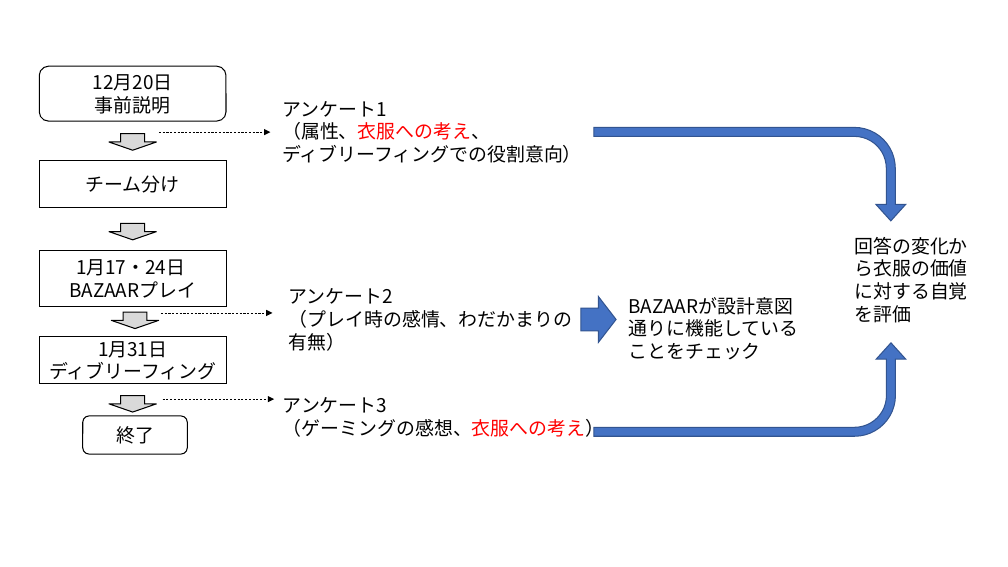
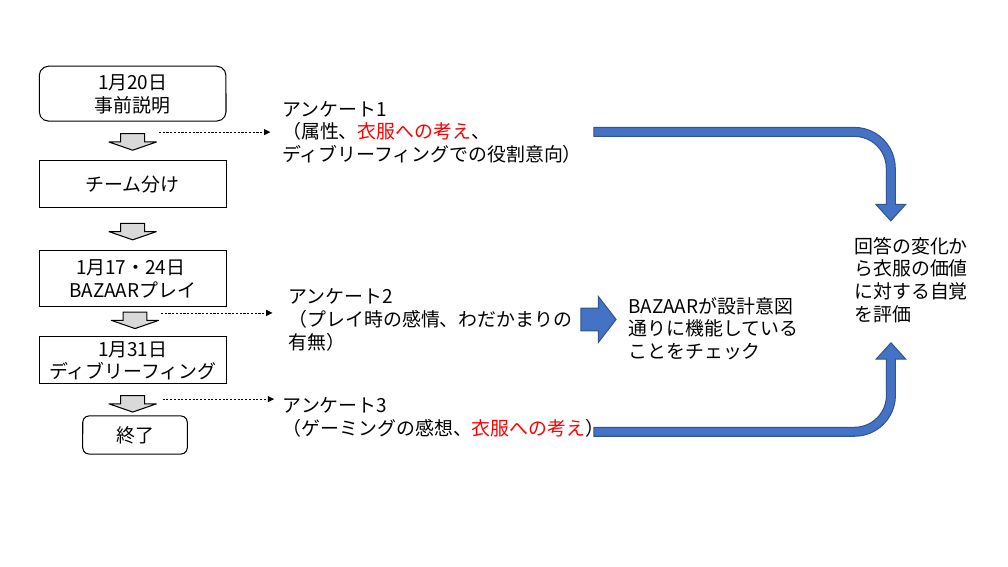
Before and after one commit to oyamadashin/remote, a slide deck: slide 6 of 図/図.pptx. Drawn at 1008x567 pixels with LibreOffice and Linux fonts; fonts in the diff are those of the drawing. Boxes give left, top, right and bottom in pixels: in the first picture for what was removed or moved away, otherwise in the second. Text is boxed around its words. In the diff, an @@ line names an element or a change of style, - is before the commit and + after.

```diff
--- a/図/図.pptx
+++ b/図/図.pptx
@@ text in rounded rectangle at box(98, 74, 167, 91): text changed @@
-12月20日
+1月20日
```
Also in this commit, not shown: 2 other slides changed, 7 slides added, 18 other files.
